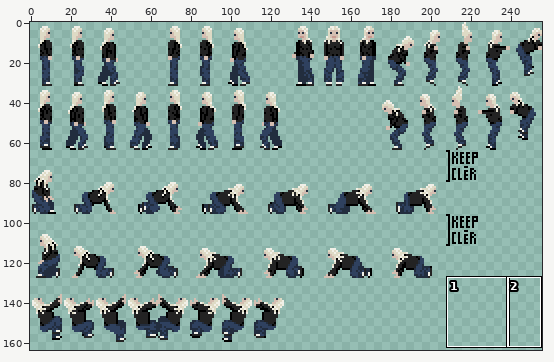
Pixel-art file: walking-animation-test.aseprite. Above, an overview of the earlier version with the close-up marked.
Close-up. The starting point:
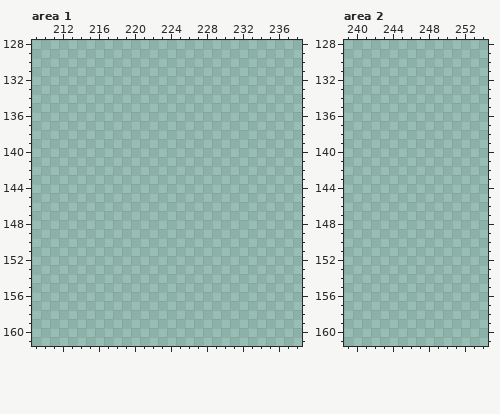
256x256 pixels, 1 frame. Shown: area 1: x 209..238, y 128..161; area 2: x 239..254, y 128..161. The wide view leaves out empty margins. The commit also changed other parts of the picture, which this record leaves out.
Palette (. is transparent): 
New version:
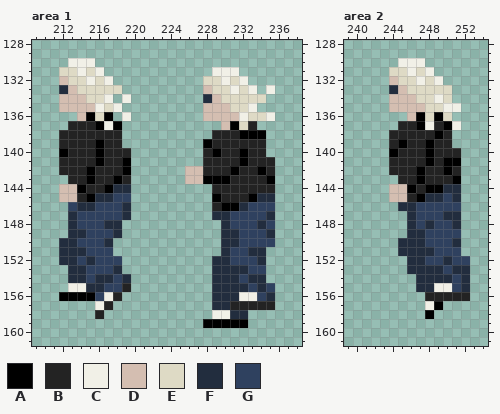
Colours new in this view: A #000000  B #232323  C #f1f0e7  D #d4beb1  E #dedac5  F #222d3e  G #2f415f
Change:
Changed rows in their new state; - is an unchanged pixel.
Area 1:
first column x 212:
130 -CCC--------------------
131 EECEC------------CCC----
132 DEECEC----------EECEC---
133 FDEEEEE---------DEECEC-C
134 DDDEEC-C--------FDEEEEE-
135 DDDDCEC---------DDDEEC--
136 --DAEA-C--------DDDDCEEC
137 -BBBACA-----------DAEB--
138 BBBBBBB----------BBBAAA-
139 BBBBABB---------ABBBBBB-
140 ABBBABBB--------BABBABB-
141 BBBBABBA--------BBBBABBB
142 BBBABBBA------DDBBBABBAB
143 -BBABBAB------DDAAABBBBA
144 DDABBAFF---------BBBBBBB
145 DDBAFFGG---------ABBBAFF
146 -GFFGGGF---------BAAFGGG
147 -FGGGGGF---------FFGGGGF
148 -FGGGFF-----------FGGGFG
149 -FFGGGF-----------FFGGGF
150 FFGGGF------------FFGGGG
151 FFFGGG------------FGGFF-
152 FFGFGGG----------FFGGGF-
153 -FFGGGF----------FFFFGG-
154 -FFGFFGF---------FFFGFF-
155 -CCFFGGB---------FFFFGFG
156 AAAAGCB----------FFFCCGF
157 ----CB-----------FFBBBBB
158 ----B------------CCFF---
159 ----------------AAAAA---
Area 2:
first column x 244:
130 -CCC-----
131 EECEC----
132 DEECEC---
133 FDEEEEE--
134 DDDEECE--
135 DDDDEECC-
136 --DAEAE--
137 -BBACBAC-
138 BBBBBAB--
139 BABBABB--
140 ABBBABBB-
141 BBBBABAA-
142 BBBABBAB-
143 -BBABBBA-
144 DDABAAFF-
145 DDBAFFGF-
146 -FFGGGGG-
147 --FGGGFF-
148 --FGFGGF-
149 --FFGGGG-
150 -FFFGGGF-
151 -FFFFGGG-
152 --FFGGFGG
153 --FFFFGFF
154 ---FFFFGF
155 ---FFCCGF
156 ----BBBBB
157 ----CA---
158 ----A----
Boxes around the changes in both close-ups, in picture pixels (x1, y1, x2, y2):
added: (59, 58, 131, 319)
added: (185, 67, 275, 328)
added: (389, 58, 470, 319)
